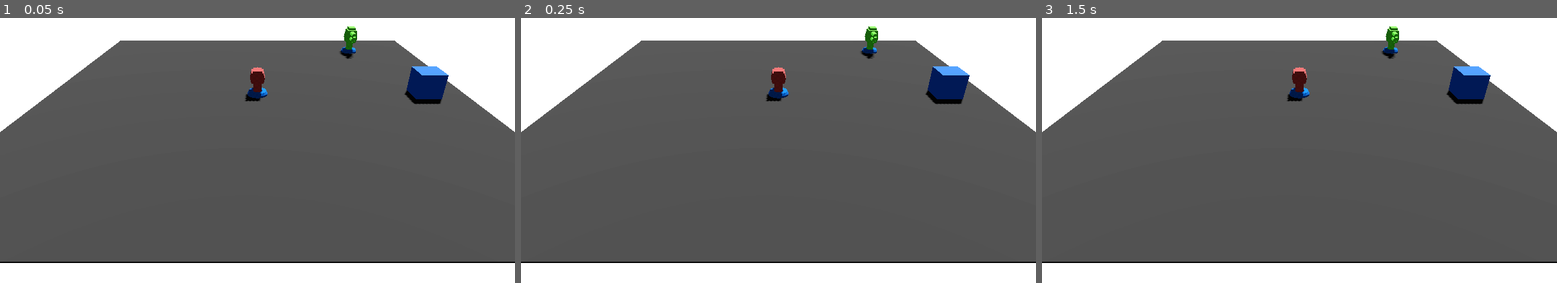
Above: before the commit, frames 1-3 (left to right).
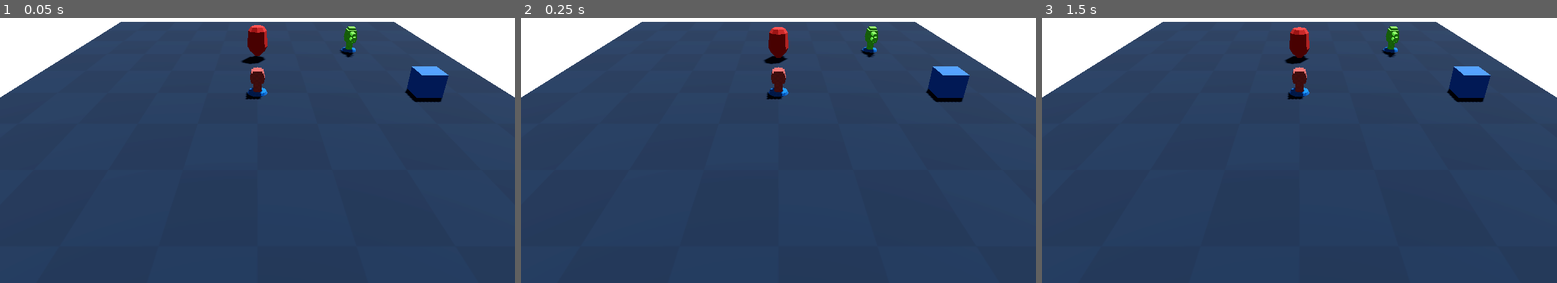
Above: after the commit, the same moments.

Repository: jardelguim/tower-defense
Game: Godot game, scene res://scenes/main.tscn
Two runs of this game, one before a commit and one after it. Both use one fixed random seed, a clock stepped at 60 frames per second and the inputs below.
Inputs:
- Up to frame 1 (0.05 s): no input
- Up to frame 2 (0.25 s): no input
- Up to frame 3 (1.5 s): tap Enter at 0.5 s; tap Space at 1.25 s

The runs differ from the first frame. In frame 1, 90% of the frame differs, in the area x 0-100%, y 1-100%; in frame 2, 90%; in frame 3, 90%.

Commit message:
enemy scene and provisory models1

Diff:
--- a/scenes/entities/enemy.tscn
+++ /dev/null
@@ -1,17 +0,0 @@
-[gd_scene format=3]
-
-[ext_resource type="Script" path="res://src/entities/enemy.gd" id="1_enemy"]
-
-[sub_resource type="BoxMesh" id="mesh_enemy"]
-size = Vector3(1.0, 2.0, 1.0)
-
-[sub_resource type="StandardMaterial3D" id="mat_enemy"]
-albedo_color = Color(0.8, 0.2, 0.2, 1)
-
-[node name="Enemy" type="Node3D"]
-script = ExtResource("1_enemy")
-
-[node name="MeshInstance3D" type="MeshInstance3D" parent="."]
-transform = Transform3D(1, 0, 0, 0, 1, 0, 0, 0, 1, 0, 1.0, 0)
-mesh = SubResource("mesh_enemy")
-surface_material_override/0 = SubResource("mat_enemy")
--- /dev/null
+++ b/scenes/entities/mobs/enemy1.tscn
@@ -0,0 +1,23 @@
+[gd_scene format=3 uid="uid://rp1uev857rq3"]
+
+[ext_resource type="Script" uid="uid://dehm1wtoxd3is" path="res://src/entities/enemy.gd" id="1_neanb"]
+[ext_resource type="ArrayMesh" uid="uid://b4lugtxv62ts3" path="res://assets/models/mobs/mob1.obj" id="2_p16yl"]
+
+[sub_resource type="StandardMaterial3D" id="mat_enemy"]
+albedo_color = Color(0.8, 0.2, 0.2, 1)
+
+[sub_resource type="CapsuleShape3D" id="CapsuleShape3D_n68fe"]
+radius = 1.5571289
+height = 5.2578125
+
+[node name="Enemy1" type="RigidBody3D" unique_id=372954658]
+script = ExtResource("1_neanb")
+
+[node name="Model" type="MeshInstance3D" parent="." unique_id=1652275385]
+transform = Transform3D(1, 0, 0, 0, 1, 0, 0, 0, 1, 0, 1, 0)
+mesh = ExtResource("2_p16yl")
+surface_material_override/0 = SubResource("mat_enemy")
+
+[node name="CollisionShape3D" type="CollisionShape3D" parent="." unique_id=186194670]
+transform = Transform3D(1, 0, 0, 0, 1, 0, 0, 0, 1, 0, 1, 0)
+shape = SubResource("CapsuleShape3D_n68fe")
--- /dev/null
+++ b/scenes/entities/mobs/enemy1_data.tres
@@ -0,0 +1,8 @@
+[gd_resource type="Resource" script_class="EnemyData" format=3 uid="uid://d0bxnf4bq3eae"]
+
+[ext_resource type="Script" uid="uid://5x0udk1ckj20" path="res://src/resources/EnemyData.gd" id="1_1uox0"]
+
+[resource]
+script = ExtResource("1_1uox0")
+max_health = 30.0
+metadata/_custom_type_script = "uid://5x0udk1ckj20"
--- a/scenes/levels/level_01.tscn
+++ b/scenes/levels/level_01.tscn
@@ -1,30 +1,28 @@
-[gd_scene format=3]
+[gd_scene format=3 uid="uid://jtbeawds1qop"]
+
+[ext_resource type="ArrayMesh" uid="uid://cngrr3gl4i6g3" path="res://assets/models/level1/floor.obj" id="1_i2aat"]
+[ext_resource type="Texture2D" uid="uid://ckjpccm75bww7" path="res://assets/textures/checkboard.png" id="2_2djvx"]
 
 [sub_resource type="Curve3D" id="path_curve"]
-_data = {
-"points": PackedVector3Array(-20.0, 0.0, 0.0, 0.0, 0.0, 0.0, -20.0, 0.0, 0.0, 0.0, 0.0, 0.0, 0.0, 0.0, 0.0, 0.0, 0.0, 0.0, 0.0, 0.0, 0.0, 20.0, 0.0, 0.0, 0.0, 0.0, 0.0),
-"tilt": PackedFloat32Array(0.0, 0.0, 0.0)
-}
 
-[sub_resource type="StandardMaterial3D" id="mat_floor"]
-albedo_color = Color(0.21, 0.21, 0.21, 1)
-
-[sub_resource type="BoxMesh" id="mesh_floor"]
-material = SubResource("mat_floor")
-size = Vector3(50, 0.1, 50)
+[sub_resource type="StandardMaterial3D" id="StandardMaterial3D_uvc87"]
+albedo_color = Color(0.08312137, 0.1598421, 0.24431166, 1)
+albedo_texture = ExtResource("2_2djvx")
+uv1_scale = Vector3(20, 20, 20)
 
 [sub_resource type="BoxShape3D" id="shape_floor"]
-size = Vector3(50, 0.1, 50)
+size = Vector3(61, 0.1, 81)
 
-[node name="Level01" type="Node3D"]
+[node name="Level01" type="Node3D" unique_id=1679422645]
 
-[node name="Path" type="Path3D" parent="."]
+[node name="Path" type="Path3D" parent="." unique_id=1431173385]
 curve = SubResource("path_curve")
 
-[node name="Floor" type="StaticBody3D" parent="."]
+[node name="Floor" type="StaticBody3D" parent="." unique_id=94350430]
 
-[node name="MeshInstance3D" type="MeshInstance3D" parent="Floor"]
-mesh = SubResource("mesh_floor")
+[node name="MeshInstance3D" type="MeshInstance3D" parent="Floor" unique_id=1607576593]
+mesh = ExtResource("1_i2aat")
+surface_material_override/0 = SubResource("StandardMaterial3D_uvc87")
 
-[node name="CollisionShape3D" type="CollisionShape3D" parent="Floor"]
+[node name="CollisionShape3D" type="CollisionShape3D" parent="Floor" unique_id=965358487]
 shape = SubResource("shape_floor")
--- a/scenes/main.tscn
+++ b/scenes/main.tscn
@@ -1,8 +1,9 @@
 [gd_scene format=3 uid="uid://66qmexouhev0"]
 
-[ext_resource type="PackedScene" path="res://scenes/levels/level_01.tscn" id="1_level"]
+[ext_resource type="PackedScene" uid="uid://jtbeawds1qop" path="res://scenes/levels/level_01.tscn" id="1_level"]
 [ext_resource type="PackedScene" path="res://scenes/entities/base.tscn" id="2_base"]
 [ext_resource type="PackedScene" uid="uid://r50j75eqnmoc" path="res://scenes/entities/towers/tower1.tscn" id="2_tefeu"]
+[ext_resource type="PackedScene" uid="uid://rp1uev857rq3" path="res://scenes/entities/mobs/enemy1.tscn" id="2_tipki"]
 [ext_resource type="PackedScene" path="res://scenes/ui/hud.tscn" id="3_hud"]
 [ext_resource type="PackedScene" uid="uid://dt8u7jydwq5xg" path="res://scenes/entities/towers/tower2.tscn" id="3_o6xl0"]
 [ext_resource type="Script" uid="uid://c1pjrst1gj482" path="res://src/managers/WaveManager.gd" id="4_wave"]
@@ -37,6 +38,9 @@
 
 [node name="EnemyContainer" type="Node3D" parent="." unique_id=1599838029]
 
+[node name="Enemy1" parent="EnemyContainer" unique_id=372954658 instance=ExtResource("2_tipki")]
+transform = Transform3D(1, 0, 0, 0, 1, 0, 0, 0, 1, 0, 2, -14)
+
 [node name="TowerContainer" type="Node3D" parent="." unique_id=746048563]
 
 [node name="Tower1" parent="TowerContainer" unique_id=1715713068 instance=ExtResource("2_tefeu")]
--- a/src/entities/enemy.gd
+++ b/src/entities/enemy.gd
@@ -1,8 +1,8 @@
-class_name Enemy extends Node3D
+class_name Enemy extends RigidBody3D
 
 @export var data: EnemyData
 
-var health: float = 0.0
+var current_health: float = 0.0
 var progress: float = 0.0
 
 var _path_follow: PathFollow3D = null
Not shown, added: assets/models/level1/floor.mtl
Not shown, added: assets/models/level1/floor.obj
Not shown, added: assets/models/level1/floor.obj.import
Not shown, added: assets/models/mobs/mob1.mtl
Not shown, added: assets/models/mobs/mob1.obj
Not shown, added: assets/models/mobs/mob1.obj.import
